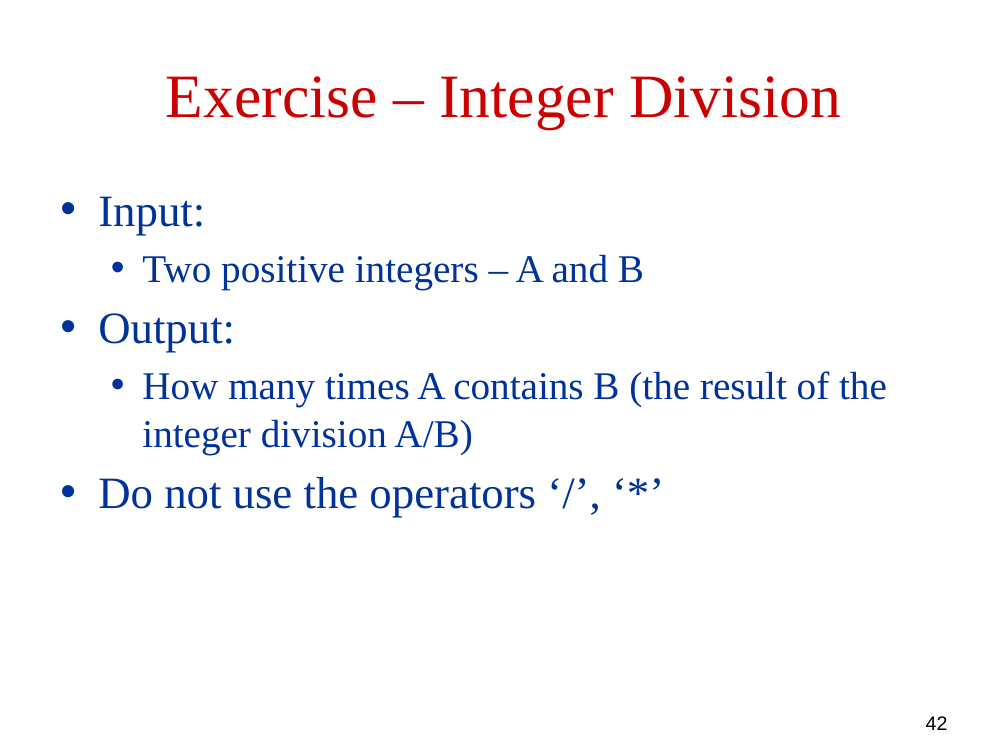
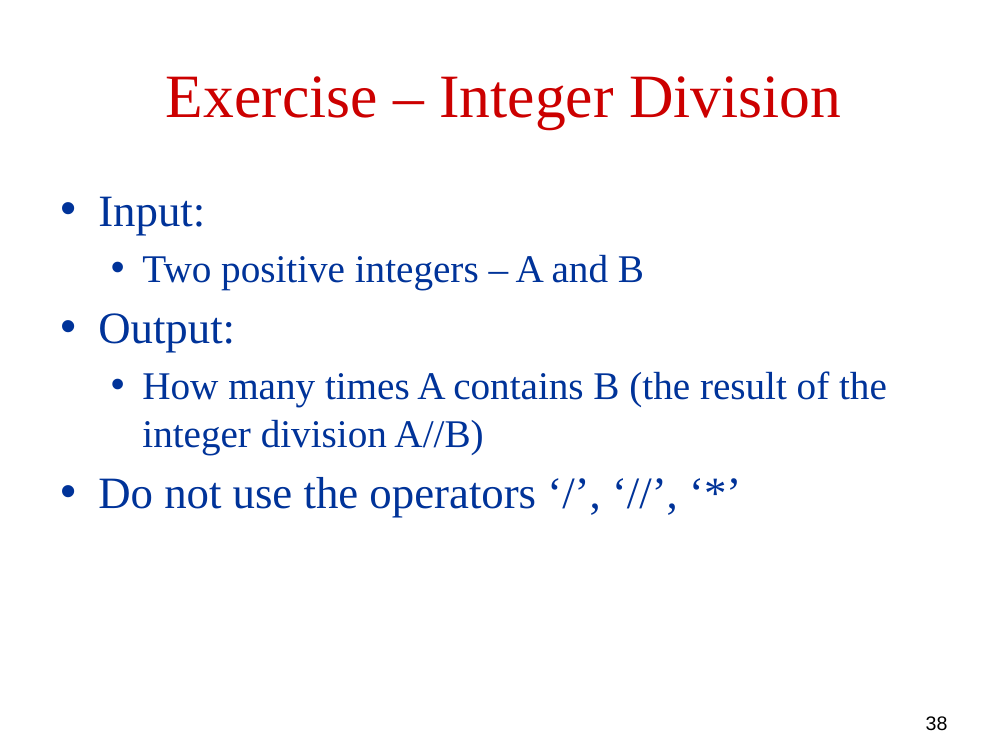
Before and after one commit to robintux/gip, a slide deck: slide 38 of Sessions/2/gip2.pptx (slide 42 before the commit). Drawn at 1008x756 pixels with LibreOffice and Linux fonts; fonts in the diff are those of the drawing. Boxes give left, top, right and bottom in pixels: in the first picture for what was removed or moved away, otherwise in the second. Text is boxed around its words. In the diff, an @@ line names an element or a change of style, - is before the commit and + after.

```diff
--- a/Sessions/2/gip2.pptx
+++ b/Sessions/2/gip2.pptx
@@ text at bbox=[98, 371, 887, 518]: text changed @@
-  • How many times A contains B (the result of the integer division A/B)
-• Do not use the operators ‘/’, ‘*’
+  • How many times A contains B (the result of the integer division A//B)
+• Do not use the operators ‘/’, ‘//’, ‘*’
@@ page number at bbox=[926, 716, 948, 731]: text changed @@
-42
+38
```
Also in this commit, not shown: 11 other slides changed, 4 slides removed.
